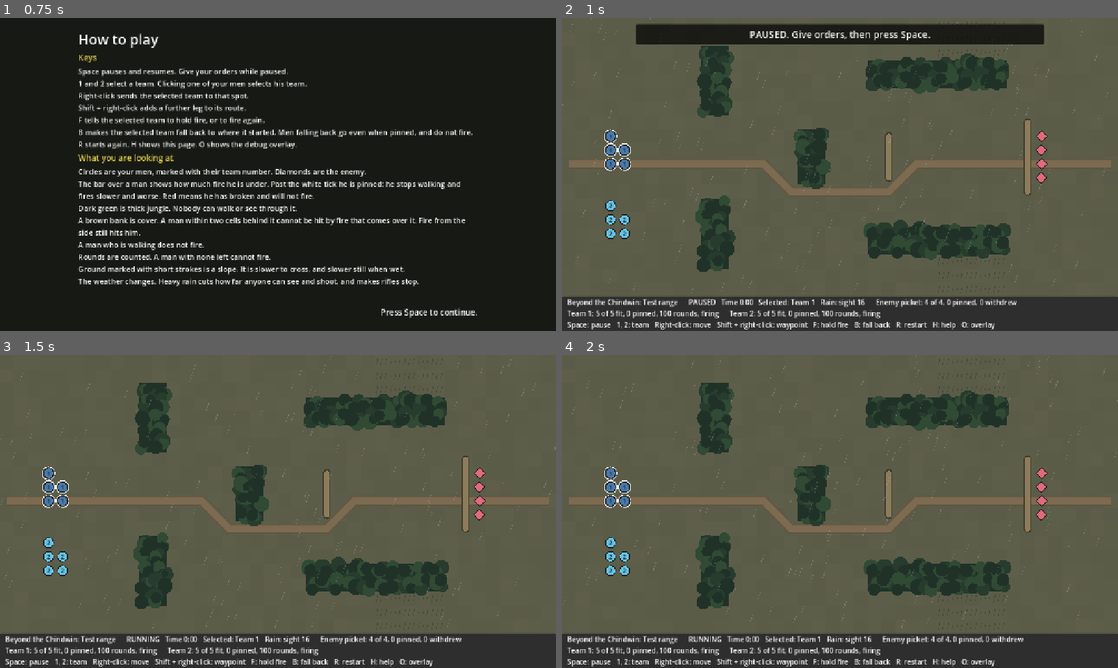
Above: before the commit, frames 1-4 (two rows, left to right).
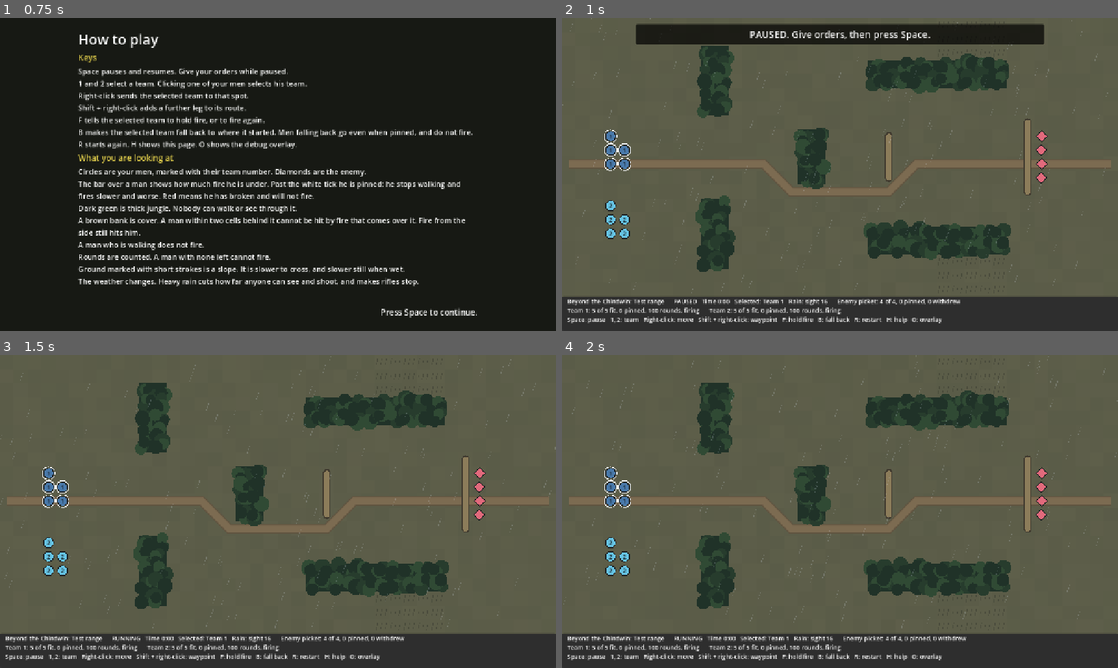
Above: after the commit, the same moments.

Repository: amitvgi12/Chindwin
Game: Godot game, scene res://scenes/briefing.tscn
The game is run twice, just before and just after one commit, with the same random seed, the same clock (stepped at 60 frames per second) and the same inputs.
Inputs (mouse positions are in pixels of both pictures, inside the frame that each line leads up to):
- Up to frame 1 (0.75 s): tap Enter (ui_accept) at 0.5 s; move the mouse to (400, 158) at 0.52 s; tap 1 (game_select_team_1) at 0.6 s; click (400, 158) at 0.67 s
- Up to frame 2 (1 s): tap Enter (ui_accept) at 0.77 s
- Up to frame 3 (1.5 s): tap Space (game_pause) at 1.25 s; drag from (166, 527) to (250, 574) at 1.27 s
- Up to frame 4 (2 s): no input

Frame 1 is identical in both runs. In frame 2, 3.1% of the frame differs, in the area x 1-82%, y 89-100%; in frame 3, 3.1%, in the area x 1-83%, y 89-100%; in frame 4, 3.1%.

Commit message:
Fix clipped status strip and show ENDED once a mission is over
Both seen in a screenshot from Amit's play. The strip's last line sat on
the window edge; it now uses smaller text with a bottom margin. The
state word stayed RUNNING behind the debrief.

Co-Authored-By: Claude Fable 5.2 <noreply@anthropic.com>

Diff:
--- a/game/locale/strings.csv
+++ b/game/locale/strings.csv
@@ -59,3 +59,4 @@
 HUD_WEATHER,{weather}: sight {sight}
 CONTROLS_MARK_7,"Ground marked with short strokes is a slope. It is slower to cross, and slower still when wet."
 CONTROLS_MARK_8,"The weather changes. Heavy rain cuts how far anyone can see and shoot, and makes rifles stop."
+HUD_ENDED,ENDED
--- a/game/scenes/test_range.tscn
+++ b/game/scenes/test_range.tscn
@@ -40,10 +40,15 @@
 layout_mode = 2
 mouse_filter = 2
 theme_override_constants/margin_left = 12
+theme_override_constants/margin_top = 2
 theme_override_constants/margin_right = 12
+theme_override_constants/margin_bottom = 12
 
 [node name="Text" type="Label" parent="Hud/Panel/Margin"]
 layout_mode = 2
+size_flags_vertical = 0
+theme_override_font_sizes/font_size = 14
+theme_override_constants/line_spacing = 1
 
 [node name="Banner" type="Label" parent="Hud"]
 anchors_preset = 5
--- a/game/src/ui/battle_view.gd
+++ b/game/src/ui/battle_view.gd
@@ -292,6 +292,8 @@
 	_refresh_banner()
 	_refresh_debug_text()
 	var state: String = tr("HUD_PAUSED") if paused else tr("HUD_RUNNING")
+	if sim.outcome() != Simulation.Outcome.IN_PROGRESS:
+		state = tr("HUD_ENDED")
 	var status: String = tr("HUD_STATUS").format(
 		{"state": state, "time": _clock_text(), "team": selected_team, "weather": weather_text()}
 	)
--- a/game/test/unit/test_battle_view.gd
+++ b/game/test/unit/test_battle_view.gd
@@ -237,6 +237,9 @@
 	var ended_at: int = view.sim.tick
 	view.advance(0.3)
 	assert_eq(view.sim.tick, ended_at)
+	view._process(0.0)
+	assert_string_contains(view.hud_text(), "ENDED")
+	assert_false(view.hud_text().contains("RUNNING"))
 
 
 func test_b_orders_the_selected_team_to_fall_back() -> void:
Binary file changed: game/locale/strings.en.translation
